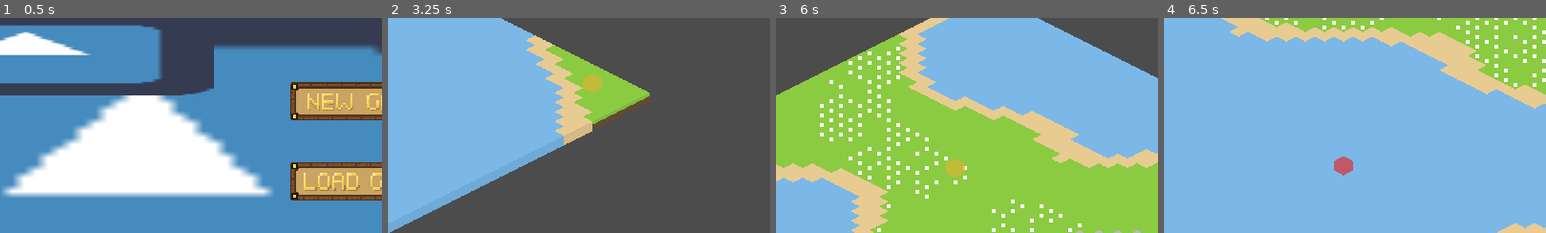
Above: before the commit, frames 1-4 (left to right).
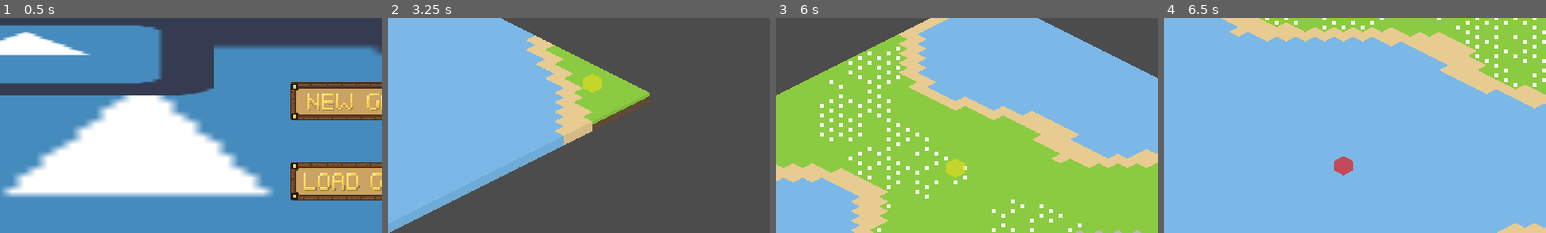
Above: after the commit, the same moments.

Repository: FilMer17/MightyTower
Game: Godot game, scene res://ui/menu/TitleMenu.tscn
The game is run twice, just before and just after one commit, with the same random seed, the same clock (stepped at 60 frames per second) and the same inputs. The engine's default icon, where the game draws it, is replaced by a stand-in: a white triangle on a blue panel in a dark square.
Inputs (mouse positions are % of the whole screen's width and height, from its top left):
- Up to frame 1 (0.5 s): no input
- Up to frame 2 (3.25 s): click (80, 31) at 0.5 s; tap Enter at 1.25 s; move the mouse to (72, 45) at 1.27 s; press the mouse at (72, 45) at 1.28 s; hold Right (ui_right) 1.28-2.03 s; move the mouse to (30, 55) at 2.02 s; release the mouse at (30, 55) at 2.03 s; hold Down (ui_down) 2.03-2.78 s; tap Mouse wheel down (scroll_down) at 2.1 s; click (30, 55) at 2.17 s; move the mouse to (60, 28) at 2.77 s; hold Right (ui_right) from 2.78 s (still down); tap Mouse wheel up (scroll_up) at 2.85 s; click (60, 28) at 2.92 s
- Up to frame 3 (6 s): move the mouse to (45, 70) at 3.52 s; release Right (ui_right) at 3.53 s; hold Up (ui_up) 3.53-4.28 s; click (45, 70) at 3.6 s; move the mouse to (80, 65) at 4.27 s; hold Left (ui_left) 4.28-5.78 s; tap Mouse wheel down (scroll_down) at 4.35 s; click (80, 65) at 4.42 s; move the mouse to (20, 35) at 5.02 s; tap Mouse wheel up (scroll_up) at 5.1 s; click (20, 35) at 5.17 s; move the mouse to (55, 50) at 5.77 s; press the mouse at (55, 50) at 5.78 s; hold Down (ui_down) from 5.78 s (still down)
- Up to frame 4 (6.5 s): keep holding Down (ui_down)
The pictures show only the part of the screen within x 32-82%, y 12-62%; the shares and areas given below are measured in that part.

Frame 1 is identical in both runs. In frame 2, 0.3% of the frame differs, in the area x 51-56%, y 25-35%; in frame 3, 0.3%; in frame 4, less than 0.1%.

Commit message:
Logic Sprite hover border

Diff:
--- a/game/data/buildings/residences/Residence.tscn
+++ b/game/data/buildings/residences/Residence.tscn
@@ -1,9 +1,20 @@
-[gd_scene load_steps=3 format=2]
+[gd_scene load_steps=5 format=2]
 
 [ext_resource path="res://source/buildings/types/Residence.gd" type="Script" id=1]
 [ext_resource path="res://graphics/buildings/residences/Wood.png" type="Texture" id=2]
+[ext_resource path="res://graphics/shader/BuildingHover.shader" type="Shader" id=3]
+
+[sub_resource type="ShaderMaterial" id=1]
+shader = ExtResource( 3 )
+shader_param/color = Color( 1, 1, 1, 1 )
+shader_param/width = 1.0
+shader_param/pattern = 0
+shader_param/inside = false
+shader_param/add_margins = true
+shader_param/is_hovered = false
 
 [node name="Residence" type="StaticBody2D"]
+input_pickable = true
 script = ExtResource( 1 )
 alias = "Residence"
 size = Vector2( 2, 2 )
@@ -16,14 +27,19 @@
 "hour": 1,
 "minute": 20
 }
+food_storage = 2
 material_storage = 50
 
 [node name="Tween" type="Tween" parent="."]
 
+[node name="Clock" type="Timer" parent="."]
+wait_time = 0.3
+
 [node name="Sprite" type="Sprite" parent="."]
+material = SubResource( 1 )
 texture = ExtResource( 2 )
 
+[node name="GUIContainer" type="Node2D" parent="."]
+
 [node name="Collider" type="CollisionPolygon2D" parent="."]
-
-[node name="Clock" type="Timer" parent="."]
-wait_time = 0.3
+polygon = PoolVector2Array( 0, 32, -32, 16, 0, 0, 32, 16 )
--- a/game/data/buildings/storages/FoodStorage.tscn
+++ b/game/data/buildings/storages/FoodStorage.tscn
@@ -1,9 +1,20 @@
-[gd_scene load_steps=3 format=2]
+[gd_scene load_steps=5 format=2]
 
 [ext_resource path="res://source/buildings/types/Storage.gd" type="Script" id=1]
 [ext_resource path="res://graphics/terrain/Water.png" type="Texture" id=2]
+[ext_resource path="res://graphics/shader/BuildingHover.shader" type="Shader" id=3]
+
+[sub_resource type="ShaderMaterial" id=1]
+shader = ExtResource( 3 )
+shader_param/color = Color( 1, 1, 1, 1 )
+shader_param/width = 1.0
+shader_param/pattern = 0
+shader_param/inside = false
+shader_param/add_margins = true
+shader_param/is_hovered = false
 
 [node name="FoodStorage" type="StaticBody2D"]
+input_pickable = true
 script = ExtResource( 1 )
 alias = "Food Storage"
 cost = {
@@ -14,13 +25,18 @@
 "hour": 0,
 "minute": 40
 }
+capacity = 1
 
-[node name="Sprite" type="Sprite" parent="."]
-texture = ExtResource( 2 )
-
-[node name="Collider" type="CollisionPolygon2D" parent="."]
+[node name="Tween" type="Tween" parent="."]
 
 [node name="Clock" type="Timer" parent="."]
 wait_time = 0.3
 
-[node name="Tween" type="Tween" parent="."]
+[node name="Sprite" type="Sprite" parent="."]
+material = SubResource( 1 )
+texture = ExtResource( 2 )
+
+[node name="GUIContainer" type="Node2D" parent="."]
+
+[node name="Collider" type="CollisionPolygon2D" parent="."]
+polygon = PoolVector2Array( 0, 16, -16, 8, 0, 0, 16, 8 )
--- /dev/null
+++ b/game/graphics/shader/BuilderPlace.shader
@@ -0,0 +1,8 @@
+shader_type canvas_item;
+
+uniform vec4 current_color: hint_color;
+
+void fragment() {
+	vec4 final = mix(texture(TEXTURE, UV), current_color, texture(TEXTURE, UV).a);
+	COLOR = final;
+}
--- /dev/null
+++ b/game/graphics/shader/BuildingHover.shader
@@ -0,0 +1,72 @@
+shader_type canvas_item;
+
+uniform vec4 color : hint_color = vec4(1.0);
+uniform float width : hint_range(0, 10) = 1.0;
+uniform int pattern : hint_range(0, 2) = 0; // diamond, circle, square
+uniform bool inside = false;
+uniform bool add_margins = true; // only useful when inside is false
+uniform bool is_hovered = false;
+
+void vertex() {
+	if (is_hovered)
+	{
+		if (add_margins) {
+			VERTEX += (UV * 2.0 - 1.0) * width;
+		}
+	}
+}
+
+bool hasContraryNeighbour(vec2 uv, vec2 texture_pixel_size, sampler2D texture) {
+	for (float i = -ceil(width); i <= ceil(width); i++) {
+		float x = abs(i) > width ? width * sign(i) : i;
+		float offset;
+
+		if (pattern == 0) {
+			offset = width - abs(x);
+		} else if (pattern == 1) {
+			offset = floor(sqrt(pow(width + 0.5, 2) - x * x));
+		} else if (pattern == 2) {
+			offset = width;
+		}
+
+		for (float j = -ceil(offset); j <= ceil(offset); j++) {
+			float y = abs(j) > offset ? offset * sign(j) : j;
+			vec2 xy = uv + texture_pixel_size * vec2(x, y);
+
+			if ((xy != clamp(xy, vec2(0.0), vec2(1.0)) || texture(texture, xy).a == 0.0) == inside) {
+				return true;
+			}
+		}
+	}
+
+	return false;
+}
+
+void fragment() {
+	if (is_hovered)
+	{
+		vec2 uv = UV;
+		if (add_margins) {
+			vec2 texture_pixel_size = vec2(1.0) / (vec2(1.0) / TEXTURE_PIXEL_SIZE + vec2(width * 2.0));
+
+			uv = (uv - texture_pixel_size * width) * TEXTURE_PIXEL_SIZE / texture_pixel_size;
+
+			if (uv != clamp(uv, vec2(0.0), vec2(1.0))) {
+				COLOR.a = 0.0;
+			} else {
+				COLOR = texture(TEXTURE, uv);
+			}
+		} else {
+			COLOR = texture(TEXTURE, uv);
+		}
+
+		if ((COLOR.a > 0.0) == inside && hasContraryNeighbour(uv, TEXTURE_PIXEL_SIZE, TEXTURE)) {
+			COLOR.rgb = inside ? mix(COLOR.rgb, color.rgb, color.a) : color.rgb;
+			COLOR.a += (1.0 - COLOR.a) * color.a;
+		}
+	}
+	else
+	{
+		COLOR = texture(TEXTURE, UV);
+	}
+}
--- /dev/null
+++ b/game/graphics/shader/BuildingMaterial.tres
@@ -0,0 +1,12 @@
+[gd_resource type="ShaderMaterial" load_steps=2 format=2]
+
+[ext_resource path="res://graphics/shader/BuildingHover.shader" type="Shader" id=1]
+
+[resource]
+shader = ExtResource( 1 )
+shader_param/color = Color( 1, 1, 1, 1 )
+shader_param/width = 1.0
+shader_param/pattern = 0
+shader_param/inside = false
+shader_param/add_margins = true
+shader_param/is_hovered = false
--- a/game/source/buildings/Building.gd
+++ b/game/source/buildings/Building.gd
@@ -13,10 +13,11 @@
 export var cooldown: Dictionary = { "day" : 0, "hour" : 0, "minute" : 1 }
 export(TYPE) var type: int = TYPE.residence
 
-onready var sprite := $Sprite
-onready var collider := $Collider
-onready var clock := $Clock
+onready var sprite := $Sprite as Sprite
+onready var collider := $Collider as CollisionPolygon2D
+onready var clock := $Clock as Timer
 onready var tween := $Tween as Tween
+onready var gui_container := $GUIContainer as Node2D
 
 var cld_bar = null
 var progress = null
@@ -27,23 +28,31 @@
 var cld_all_min_temp: int = 0
 
 func _ready() -> void:
+	var __
+
+	sprite.material = load("res://graphics/shader/BuildingMaterial.tres").duplicate()
+
+	input_pickable = true
+	__ = connect("mouse_entered", self, "_on_Mouse_entered")
+	__ = connect("mouse_exited", self, "_on_Mouse_exited")
+
 	var cld_bar_scene = cooldown_bar_scene.instance()
-	cld_bar_scene.margin_left = (cld_bar_scene.margin_left / 4) * size.x + 5
-	cld_bar_scene.margin_right = (cld_bar_scene.margin_right / 4) * size.x - 5
-	cld_bar_scene.margin_top = (cld_bar_scene.margin_top / 4) * size.y
-	cld_bar_scene.margin_bottom = (cld_bar_scene.margin_bottom / 4) * size.y
+	cld_bar_scene.margin_left = (cld_bar_scene.margin_left / 4)
+	cld_bar_scene.margin_right = (cld_bar_scene.margin_right / 4)
+	cld_bar_scene.margin_top = (cld_bar_scene.margin_top / 6)
+	cld_bar_scene.margin_bottom = (cld_bar_scene.margin_bottom / 6)
 
-	add_child(cld_bar_scene)
+	gui_container.add_child(cld_bar_scene)
 
-	cld_bar = get_node("CooldownBar")
+	cld_bar = gui_container.get_node("CooldownBar")
 	progress = cld_bar.get_node("Progress")
 
 	var font = cld_bar.get_node("Countdown").get("custom_fonts/font")
-	font.size = 5 #font.size - fmod(size.x, 4)
+	font.size = 5
 	cld_bar.get_node("Countdown").text = ""
 
 	cld_temp = cooldown.duplicate()
-	var __ = clock.connect("timeout", self, "_on_build_cooldown")
+	__ = clock.connect("timeout", self, "_on_build_cooldown")
 	clock.start()
 
 	for i in range(0, 3):
@@ -104,20 +113,19 @@
 	__ = tween.interpolate_property(progress, "value", cld_all_min_temp, value, 0.3, Tween.TRANS_SINE, Tween.EASE_OUT)
 	__ = tween.start()
 
+func _on_Mouse_entered() -> void:
+	sprite.material.set_shader_param("is_hovered", true)
+
+func _on_Mouse_exited() -> void:
+	sprite.material.set_shader_param("is_hovered", false)
+
 func _enter_tree():
-	if not $Sprite:
-		sprite = Sprite.new()
-		sprite.name = "Sprite"
-		add_child(sprite)
-		sprite.owner = get_tree().edited_scene_root
-		print("Node added: %s" % sprite.name)
-
-	if not $Collider:
-		collider = CollisionPolygon2D.new()
-		collider.name = "Collider"
-		add_child(collider)
-		collider.owner = get_tree().edited_scene_root
-		print("Node added: %s" % collider.name)
+	if not $Tween:
+		tween = Tween.new()
+		tween.name = "Tween"
+		add_child(tween)
+		tween.owner = get_tree().edited_scene_root
+		print("Node added: %s" % tween.name)
 
 	if not $Clock:
 		clock = Timer.new()
@@ -127,9 +135,23 @@
 		print("Node added: %s" % clock.name)
 		clock.wait_time = 0.3
 
-	if not $Tween:
-		tween = Tween.new()
-		tween.name = "Tween"
-		add_child(tween)
-		tween.owner = get_tree().edited_scene_root
-		print("Node added: %s" % tween.name)
+	if not $Sprite:
+		sprite = Sprite.new()
+		sprite.name = "Sprite"
+		add_child(sprite)
+		sprite.owner = get_tree().edited_scene_root
+		print("Node added: %s" % sprite.name)
+
+	if not $GUIContainer:
+		gui_container = Node2D.new()
+		gui_container.name = "GUIContainer"
+		add_child(gui_container)
+		gui_container.owner = get_tree().edited_scene_root
+		print("Node added: %s" % gui_container.name)
+
+	if not $Collider:
+		collider = CollisionPolygon2D.new()
+		collider.name = "Collider"
+		add_child(collider)
+		collider.owner = get_tree().edited_scene_root
+		print("Node added: %s" % collider.name)
--- a/game/source/map/Map.tscn
+++ b/game/source/map/Map.tscn
@@ -1,6 +1,6 @@
-[gd_scene load_steps=13 format=2]
+[gd_scene load_steps=11 format=2]
 
-[ext_resource path="res://source/map/Builder.gd" type="Script" id=1]
+[ext_resource path="res://source/map/builder/Builder.tscn" type="PackedScene" id=1]
 [ext_resource path="res://source/map/Map.gd" type="Script" id=2]
 [ext_resource path="res://source/map/terrain/Terrain.tscn" type="PackedScene" id=3]
 [ext_resource path="res://graphics/terrain/Water.png" type="Texture" id=4]
@@ -68,20 +68,6 @@
 3/shapes = [  ]
 3/z_index = 0
 
-[sub_resource type="Shader" id=2]
-code = "shader_type canvas_item;
-
-uniform vec4 current_color: hint_color;
-
-void fragment() {
-	vec4 final = mix(texture(TEXTURE, UV), current_color, texture(TEXTURE, UV).a);
-	COLOR = final;
-}"
-
-[sub_resource type="ShaderMaterial" id=3]
-shader = SubResource( 2 )
-shader_param/current_color = null
-
 [node name="Map" type="Node2D"]
 script = ExtResource( 2 )
 
@@ -92,13 +78,4 @@
 
 [node name="Buildings" parent="." instance=ExtResource( 9 )]
 
-[node name="Builder" type="Node2D" parent="."]
-script = ExtResource( 1 )
-right_color = Color( 0.862745, 0.705882, 0.196078, 0.666667 )
-wrong_color = Color( 0.901961, 0.156863, 0.156863, 0.666667 )
-
-[node name="Sprite" type="Sprite" parent="Builder"]
-visible = false
-material = SubResource( 3 )
-
-[node name="MenuContainer" type="Node2D" parent="Builder"]
+[node name="Builder" parent="." instance=ExtResource( 1 )]
--- /dev/null
+++ b/game/source/map/builder/Builder.tscn
@@ -0,0 +1,19 @@
+[gd_scene load_steps=4 format=2]
+
+[ext_resource path="res://graphics/shader/BuilderPlace.shader" type="Shader" id=1]
+[ext_resource path="res://source/map/builder/Builder.gd" type="Script" id=2]
+
+[sub_resource type="ShaderMaterial" id=1]
+shader = ExtResource( 1 )
+shader_param/current_color = null
+
+[node name="Builder" type="Node2D"]
+script = ExtResource( 2 )
+right_color = Color( 0.882353, 0.862745, 0.117647, 0.666667 )
+wrong_color = Color( 0.901961, 0.0784314, 0.0784314, 0.666667 )
+
+[node name="Sprite" type="Sprite" parent="."]
+visible = false
+material = SubResource( 1 )
+
+[node name="MenuContainer" type="Node2D" parent="."]
--- a/game/source/world/World.gd
+++ b/game/source/world/World.gd
@@ -13,7 +13,6 @@
 	if GlobalData.selected_world["is_new"]:
 		_create_world_data("S")
 		time.change_clock_state()
-
 	else:
 		data = GlobalData.selected_world["world"]
 		_load_world_data()
--- a/game/ui/bar/CooldownBar.tscn
+++ b/game/ui/bar/CooldownBar.tscn
@@ -14,6 +14,7 @@
 margin_top = -24.0
 margin_right = 64.0
 margin_bottom = 40.0
+mouse_filter = 2
 __meta__ = {
 "_edit_use_anchors_": false
 }
Renamed: game/source/map/Builder.gd -> game/source/map/builder/Builder.gd
